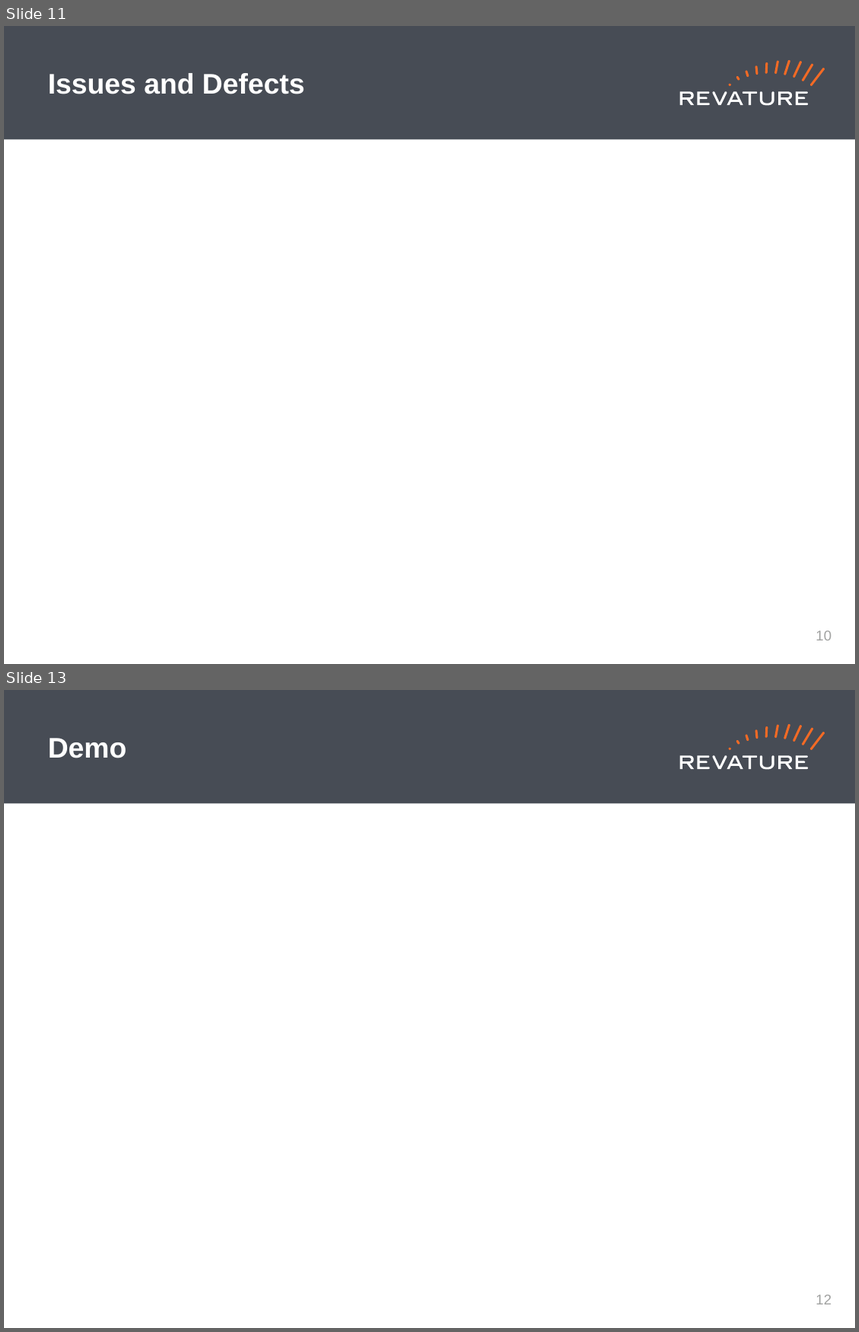
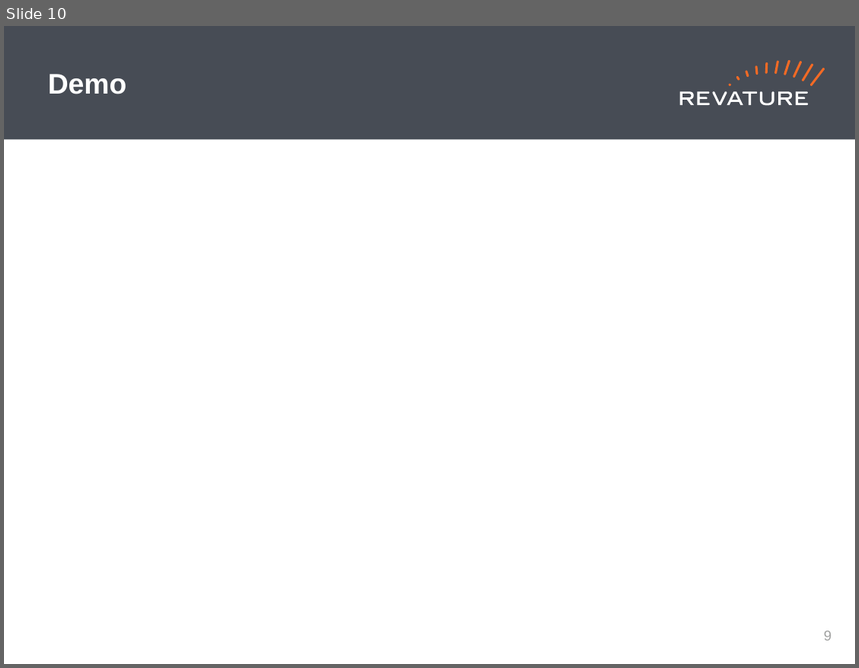
Before and after one commit to DavidKaza/skybank, a slide deck: Revature_PPT_Template (1).pptx. Shown one above the other, each under a label of ours: slides 11 and 13 before the commit, slide 10 after it; the slides between them are not shown. The pictures are 859x1332 and 859x668 pixels, drawn with LibreOffice and Linux fonts; fonts in the diff are those of the drawing. Boxes give left, top, right and bottom in pixels: in the first picture for what was removed or moved away, otherwise in the second. Text is boxed around its words. In the diff, an @@ line names an element or a change of style, - is before the commit and + after.

```diff
--- a/Revature_PPT_Template (1).pptx
+++ b/Revature_PPT_Template (1).pptx
@@ slide 11 removed at [4,26,855,664], background #FFFFFF; not listed: 19 template elements that a slide beside it also shows @@
@@ title removed at [48,73,305,94] @@
-Issues and Defects
@@ page number removed at [816,631,832,641] @@
-10
@@ what was slide 13 is now slide 10 @@
@@ page number at [824,631,832,641]: text changed @@
-12
+9
```
Also in this commit, not shown: 7 slides changed, 1 slide added, 3 other slides removed.
